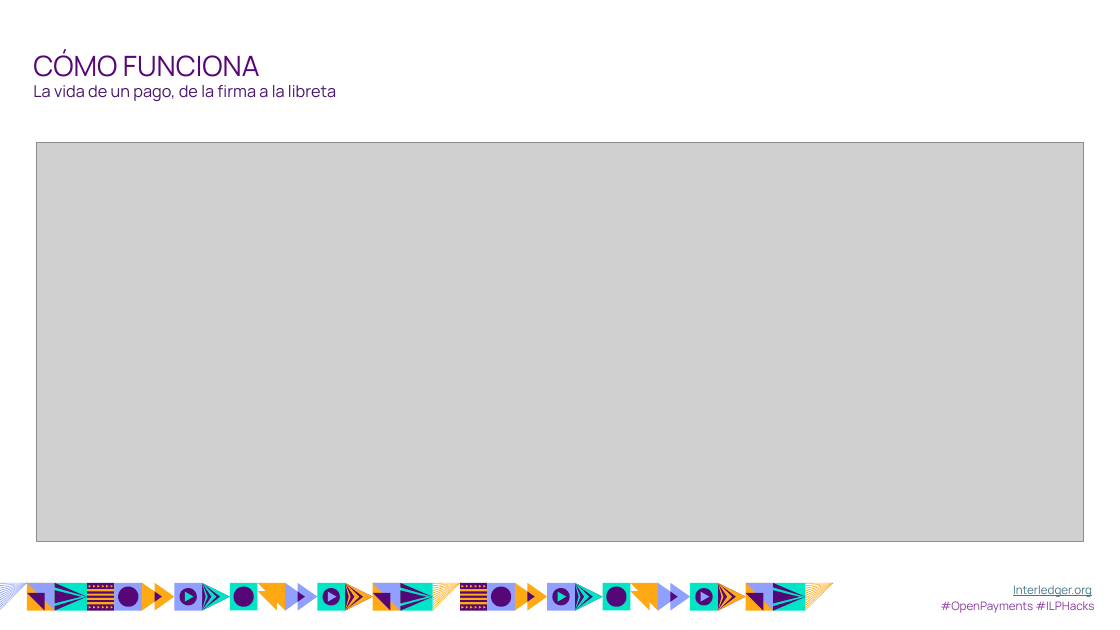
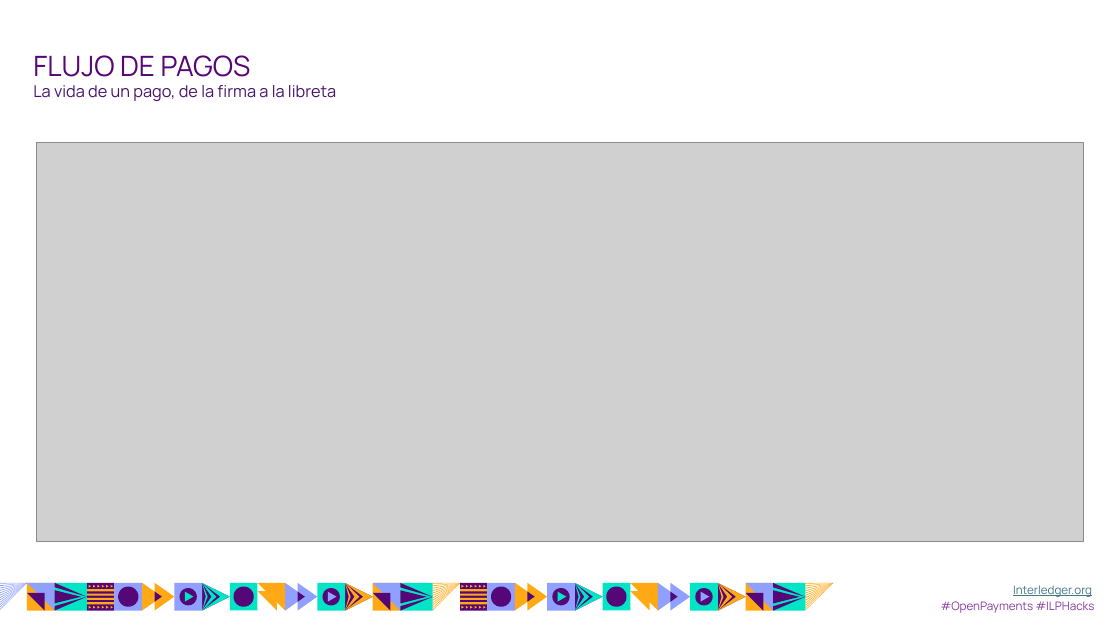
Before and after one commit to luisseoanes/paygent, a slide deck: slide 7 of entrega/diapositivas/paygent.pptx (slide 6 before the commit). Drawn at 1120x630 pixels with LibreOffice and Linux fonts; fonts in the diff are those of the drawing; grey boxes stand for pictures; background and template pictures are left out. Boxes give left, top, right and bottom in pixels: in the first picture for what was removed or moved away, otherwise in the second. Text is boxed around its words. In the diff, an @@ line names an element or a change of style, - is before the commit and + after.

```diff
--- a/entrega/diapositivas/paygent.pptx
+++ b/entrega/diapositivas/paygent.pptx
@@ text at (x1=33, y1=55, x2=251, y2=77): text changed @@
-CÓMO FUNCIONA
+FLUJO DE PAGOS
```
Also in this commit, not shown: 2 other slides changed, 5 slides added, 3 slides removed, 1 other file.
